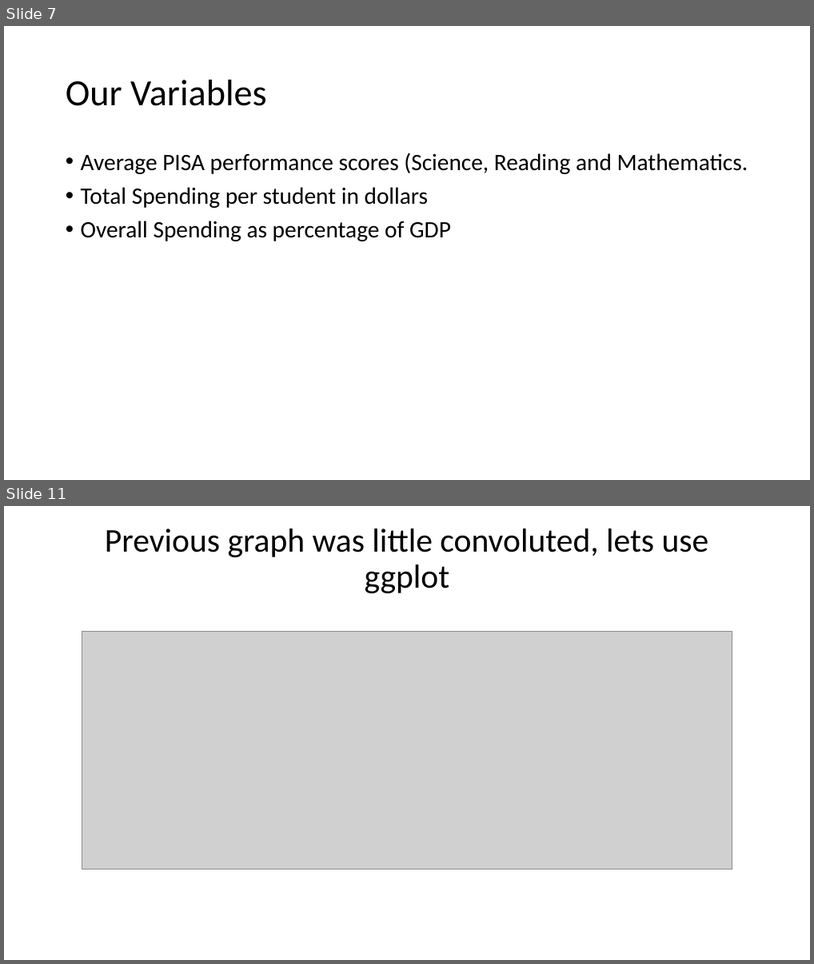
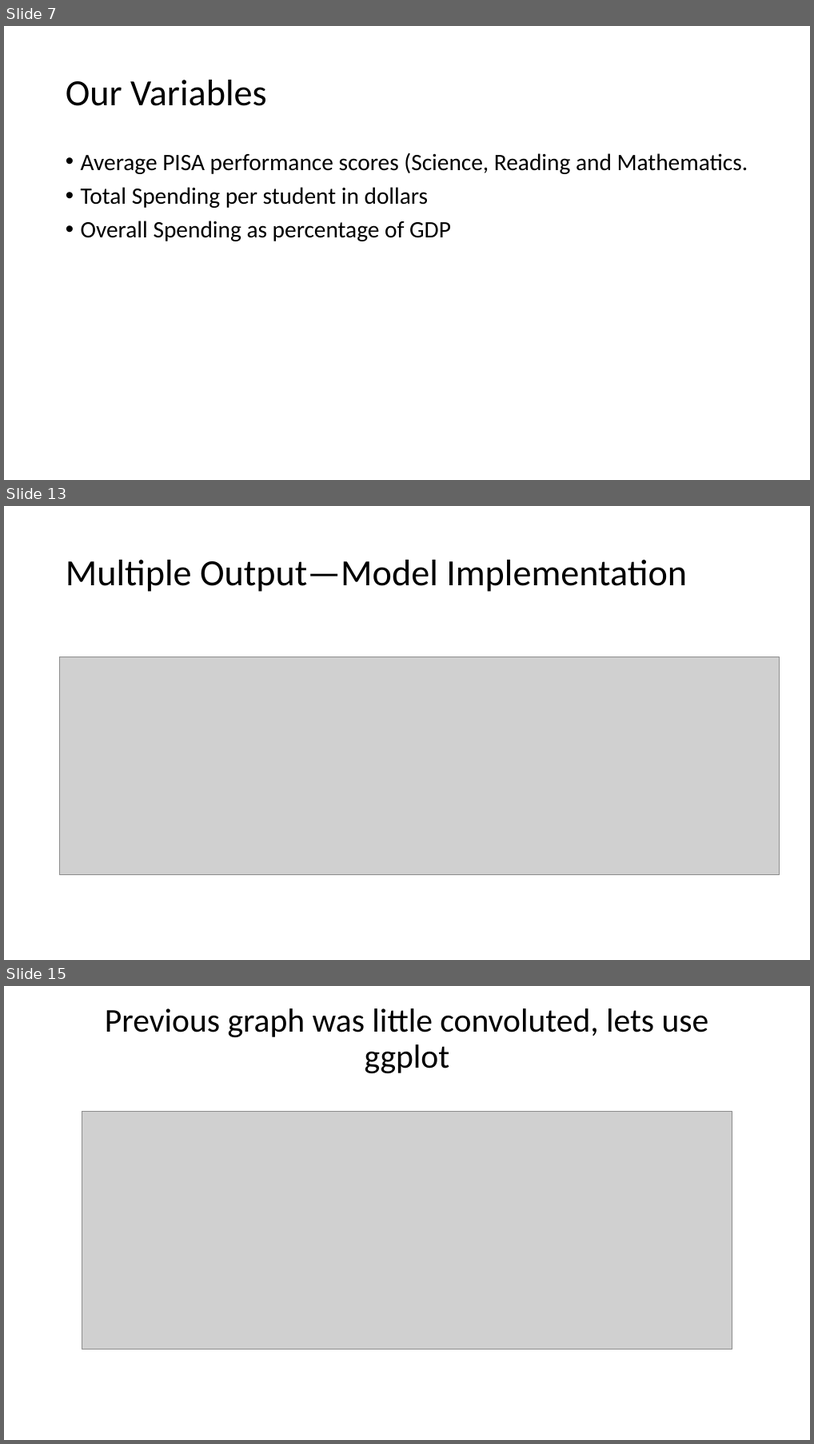
Before and after one commit to AndeyNunes/educationDEA, a slide deck: Project Presentation.pptx. Shown one above the other, each under a label of ours: slides 7 and 11 before the commit, slides 7, 13 and 15 after it; the slides between them are not shown. The pictures are 814x964 and 814x1444 pixels, drawn with LibreOffice and Linux fonts; fonts in the diff are those of the drawing; grey boxes stand for pictures. Boxes give left, top, right and bottom in pixels: in the first picture for what was removed or moved away, otherwise in the second. Text is boxed around its words. In the diff, an @@ line names an element or a change of style, - is before the commit and + after.

```diff
--- a/Project Presentation.pptx
+++ b/Project Presentation.pptx
@@ slide 13 added at <box>4,506,810,960</box>, background #FFFFFF @@
@@ title added at <box>66,560,687,592</box>, 44 pt, text #000000 @@
+Multiple Output—Model Implementation
@@ picture added at <box>60,656,779,875</box> @@
@@ what was slide 11 is now slide 15 @@
```
Also in this commit, not shown: 4 slides changed, 7 other slides added, 2 slides removed.
